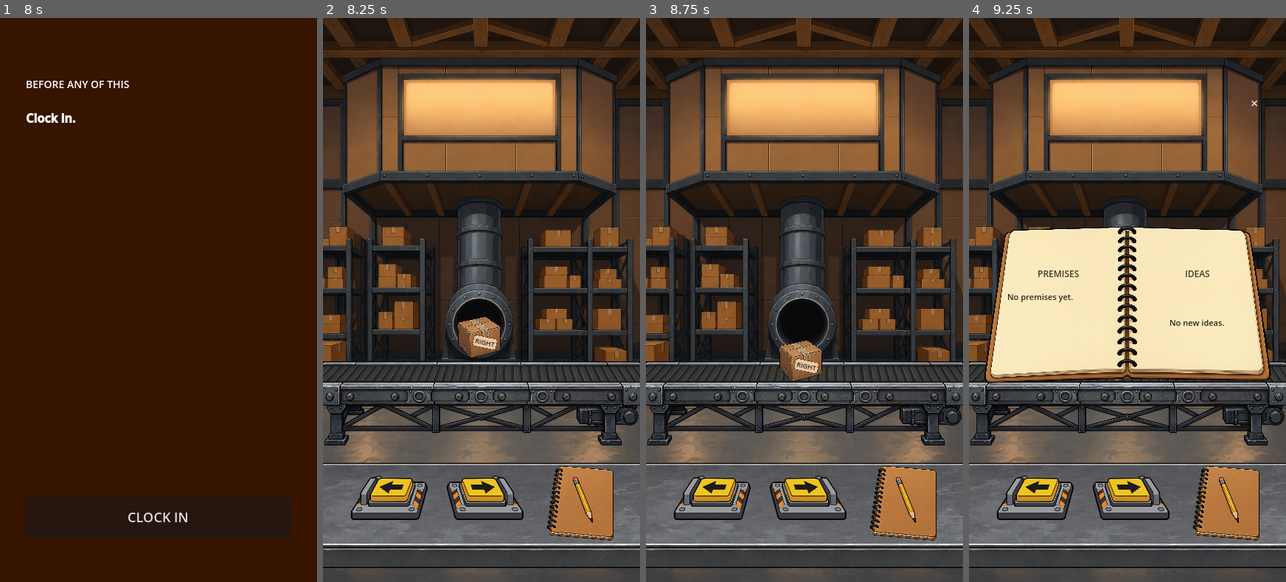
Above: before the commit, frames 1-4 (left to right).
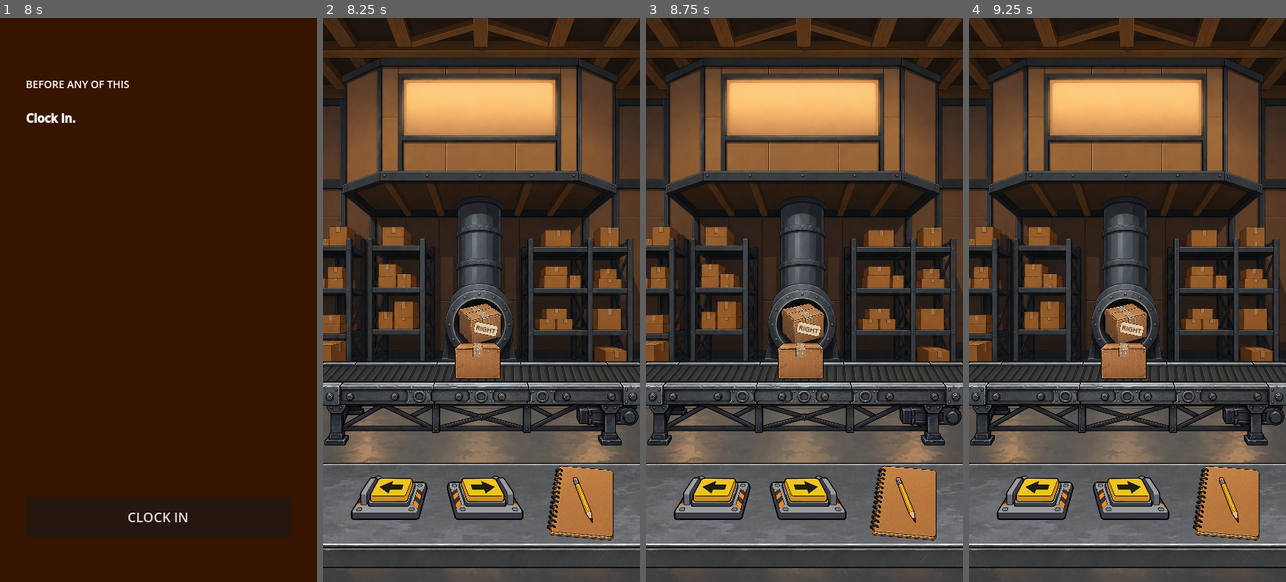
Above: after the commit, the same moments.

Repository: patrickcallahancomedy/comedian
Game: Godot game, scene res://scenes/story/opening_story.tscn
Two runs of this game, one before a commit and one after it. Both use one fixed random seed, a clock stepped at 60 frames per second and the inputs below.
Inputs (mouse positions are in pixels of both pictures, inside the frame that each line leads up to):
- Up to frame 1 (8 s): click "CONTINUE" at 0.5 s; click "CONTINUE" at 1.25 s; click "CONTINUE" at 2 s; tap Enter at 2.75, 6.5 s; move the mouse to (228, 271) at 2.77 s; click (228, 271) at 2.92 s; tap Space at 3.5, 7.25 s; move the mouse to (95, 328) at 3.52 s; click (95, 328) at 3.67 s; click "CONTINUE" at 4.25 s; click "CONTINUE" at 5 s; click "CONTINUE" at 5.75 s; move the mouse to (190, 175) at 6.52 s; click (190, 175) at 6.67 s; move the mouse to (142, 412) at 7.27 s; click (142, 412) at 7.42 s
- Up to frame 2 (8.25 s): click "CLOCK IN" at 8 s
- Up to frame 3 (8.75 s): no input
- Up to frame 4 (9.25 s): click (1232, 497) at 8.75 s

Frame 1 is identical in both runs. In frame 2, 1.6% of the frame differs, in the area x 41-57%, y 50-65%; in frame 3, 1.4%; in frame 4, 22%, in the area x 4-96%, y 14-65%.
Error after the commit: Cannot call method 'hide' on a null value. (res://scripts/boxes/boxes_module.gd:96)

Commit message:
Add visible quota and finite live shift

Diff:
--- a/godot/scripts/boxes/boxes_module.gd
+++ b/godot/scripts/boxes/boxes_module.gd
@@ -18,6 +18,9 @@
 @onready var destination_label: Label = $GameplayLayer/BoxCurrent/DestinationTag/DestinationLabel
 @onready var route_feedback: Label = $GameplayLayer/RouteFeedback
 
+@onready var quota_hud: Label = $HUDLayer/QuotaHUD
+@onready var shift_count_hud: Label = $HUDLayer/ShiftCountHUD
+@onready var shift_result_label: Label = $HUDLayer/ShiftResultLabel
 @onready var thought_bubble: TextureRect = $HUDLayer/ThoughtBubble
 @onready var thought_text: Label = $HUDLayer/ThoughtBubble/ThoughtText
 @onready var notebook_overlay: Control = $HUDLayer/NotebookOverlay
@@ -45,6 +48,13 @@
 var auto_route_enabled := false
 var box_cycle_id := 0
 
+# The tutorial boxes teach the controls without pressure. After the first
+# notebook interaction, a separate live shift begins with a visible goal.
+var shift_active := false
+var shift_finished := false
+var shift_boxes_processed := 0
+var shift_correct_routes := 0
+
 # Work notebook:
 #   left page  = PREMISES already written down
 #   right page = IDEAS currently in Darren's head
@@ -61,8 +71,10 @@
 const ROUTE_DURATION := 1.0
 const BELT_SHIFT_RATIO := 0.06
 const PRACTICE_BOXES_BEFORE_THOUGHT := 3
-const SECOND_THOUGHT_AT_BOX := 5
+const SECOND_THOUGHT_AFTER_SHIFT_BOXES := 2
 const AUTO_ROUTE_DELAY := 2.0
+const SHIFT_QUOTA := 8
+const SHIFT_BOX_LIMIT := 10
 
 var left_normal = preload("res://assets/boxes/left_button.png")
 var left_pressed = preload("res://assets/boxes/left_button_pressed.png")
@@ -81,6 +93,9 @@
 	_assign_destination()
 
 	route_feedback.hide()
+	quota_hud.hide()
+	shift_count_hud.hide()
+	shift_result_label.hide()
 	thought_bubble.hide()
 	notebook_overlay.hide()
 	write_idea_button.hide()
@@ -111,6 +126,9 @@
 
 
 func _on_box_ready() -> void:
+	if shift_finished:
+		return
+
 	box_waiting_for_route = true
 
 	# Once the safe tutorial is over, work keeps moving whether Darren pays
@@ -128,9 +146,9 @@
 		right_hitbox.disabled = false
 		notebook_hitbox.disabled = false
 
-	# Two boxes after the first saved/lost thought, introduce a thought while
-	# a live box is waiting. The box deadline keeps running underneath it.
-	if premises_saved > 0 and boxes_routed >= SECOND_THOUGHT_AT_BOX and not second_thought_shown:
+	# After a couple live-shift boxes, introduce a thought while a real box is
+	# waiting. The quota and deadline continue underneath the distraction.
+	if shift_active and shift_boxes_processed >= SECOND_THOUGHT_AFTER_SHIFT_BOXES and not second_thought_shown:
 		second_thought_shown = true
 		_show_pressure_thought()
 
@@ -139,7 +157,7 @@
 	await get_tree().create_timer(AUTO_ROUTE_DELAY).timeout
 
 	# If the player already handled this box, its cycle id will no longer match.
-	if cycle_id != box_cycle_id or not box_waiting_for_route:
+	if cycle_id != box_cycle_id or not box_waiting_for_route or shift_finished:
 		return
 
 	missed_boxes += 1
@@ -170,6 +188,8 @@
 
 
 func _route_box(direction: String, forced := false) -> void:
+	if shift_finished:
+		return
 	if notebook_open and not forced:
 		return
 	if not box_waiting_for_route:
@@ -188,6 +208,13 @@
 		correct_routes += 1
 	else:
 		wrong_routes += 1
+
+	if shift_active:
+		shift_boxes_processed += 1
+		if is_correct:
+			shift_correct_routes += 1
+		_update_shift_hud()
+
 	_show_route_feedback(is_correct)
 
 	box_current.hide()
@@ -232,6 +259,10 @@
 	box_routed.position = box_ready_position
 	belt.position = belt_start_position
 
+	if shift_active and shift_boxes_processed >= SHIFT_BOX_LIMIT:
+		_end_live_shift()
+		return
+
 	# Keep the first three boxes completely safe. The conveyor pauses here for
 	# Darren's first thought so the player learns the notebook before pressure.
 	if boxes_routed >= PRACTICE_BOXES_BEFORE_THOUGHT and not first_thought_shown:
@@ -243,6 +274,9 @@
 
 
 func _start_next_box() -> void:
+	if shift_finished:
+		return
+
 	box_waiting_for_route = false
 	box_current.show()
 	box_current.position = box_spawn_position
@@ -255,6 +289,46 @@
 	var tween = create_tween()
 	tween.tween_property(box_current, "position", box_ready_position, 0.5)
 	tween.finished.connect(_on_box_ready)
+
+
+func _start_live_shift() -> void:
+	shift_active = true
+	shift_finished = false
+	shift_boxes_processed = 0
+	shift_correct_routes = 0
+	auto_route_enabled = true
+	_update_shift_hud()
+	quota_hud.show()
+	shift_count_hud.show()
+	_start_next_box()
+
+
+func _update_shift_hud() -> void:
+	quota_hud.text = "QUOTA  %d / %d" % [shift_correct_routes, SHIFT_QUOTA]
+	shift_count_hud.text = "BOXES  %d / %d" % [shift_boxes_processed, SHIFT_BOX_LIMIT]
+
+
+func _end_live_shift() -> void:
+	shift_active = false
+	shift_finished = true
+	auto_route_enabled = false
+	box_waiting_for_route = false
+	box_cycle_id += 1
+
+	left_hitbox.disabled = true
+	right_hitbox.disabled = true
+	notebook_hitbox.disabled = true
+	thought_bubble.hide()
+	notebook_overlay.hide()
+	notebook_open = false
+
+	var quota_met := shift_correct_routes >= SHIFT_QUOTA
+	shift_result_label.text = (
+		"SHIFT COMPLETE\nQUOTA MET\n%d / %d" % [shift_correct_routes, SHIFT_QUOTA]
+		if quota_met
+		else "SHIFT COMPLETE\nMISSED QUOTA\n%d / %d" % [shift_correct_routes, SHIFT_QUOTA]
+	)
+	shift_result_label.show()
 
 
 func _show_first_thought() -> void:
@@ -283,7 +357,7 @@
 
 
 func _on_thought_bubble_input(event: InputEvent) -> void:
-	if not thought_bubble.visible or notebook_open:
+	if not thought_bubble.visible or notebook_open or shift_finished:
 		return
 
 	if event is InputEventMouseButton:
@@ -295,7 +369,7 @@
 
 
 func _open_notebook() -> void:
-	if notebook_open:
+	if notebook_open or shift_finished:
 		return
 
 	notebook_open = true
@@ -388,6 +462,9 @@
 
 
 func _finish_notebook_save_and_resume() -> void:
+	if shift_finished:
+		return
+
 	notebook_open = false
 	notebook_overlay.hide()
 	thought_bubble.hide()
@@ -395,12 +472,13 @@
 
 
 func _resume_work_after_notebook() -> void:
-	# Resolving the first safe thought starts the real moving shift. From this
-	# point on, boxes will route themselves if the player does nothing.
+	if shift_finished:
+		return
+
+	# Resolving the first safe thought starts the actual scored shift. The quota
+	# appears now so the opening tutorial still stays clean and low-pressure.
 	if not auto_route_enabled:
-		auto_route_enabled = true
-		notebook_hitbox.disabled = true
-		_start_next_box()
+		_start_live_shift()
 		return
 
 	# During live work, never manufacture a replacement box here. The conveyor
